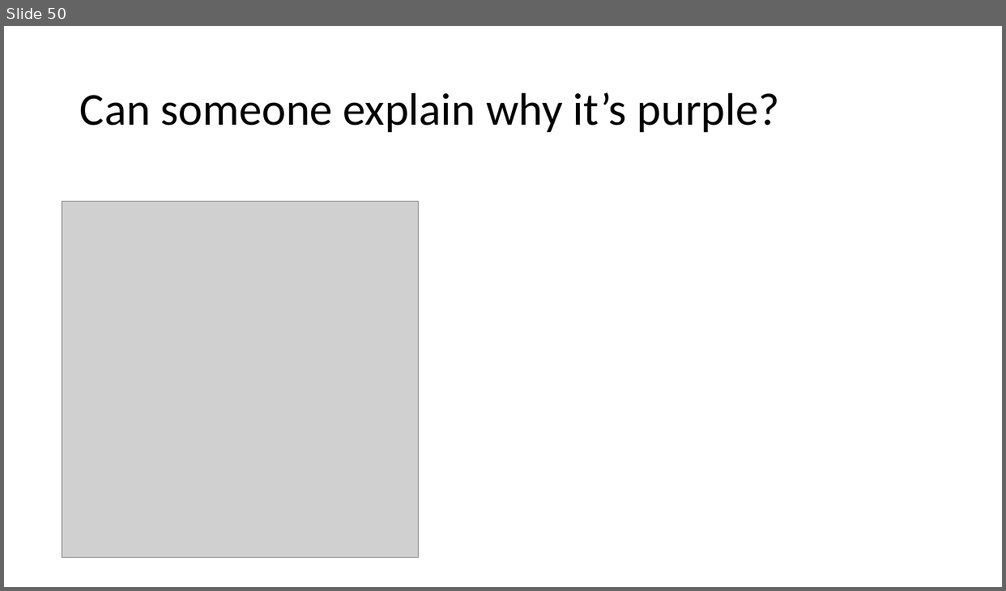
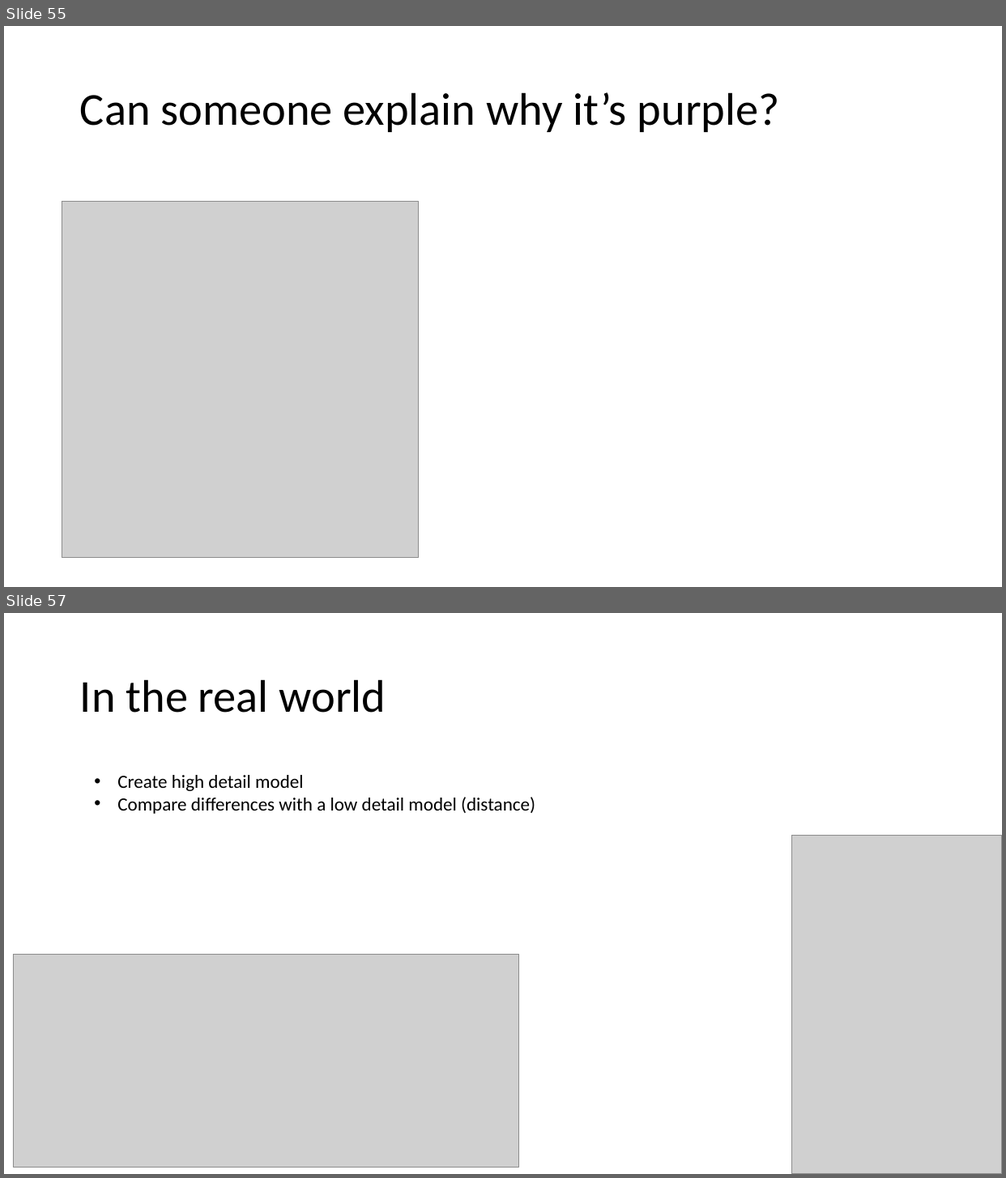
Before and after one commit to harveypekar/3dgraphics, a slide deck: course/3d_slides_w6.pptx. Shown one above the other, each under a label of ours: slide 50 before the commit, slides 55 and 57 after it; the slides between them are not shown. The pictures are 1006x591 and 1006x1178 pixels, drawn with LibreOffice and Linux fonts; fonts in the diff are those of the drawing; grey boxes stand for pictures. Boxes give left, top, right and bottom in pixels: in the first picture for what was removed or moved away, otherwise in the second. Text is boxed around its words. In the diff, an @@ line names an element or a change of style, - is before the commit and + after.

```diff
--- a/course/3d_slides_w6.pptx
+++ b/course/3d_slides_w6.pptx
@@ slide 57 added at <box>4,613,1002,1174</box>, background #FFFFFF @@
@@ title added at <box>80,679,386,713</box>, 44 pt, text #000000 @@
+In the real world
@@ text added at <box>117,775,535,814</box>, 18 pt, text #000000 @@
+• Create high detail model
+• Compare differences with a low detail model (distance)
@@ picture added at <box>791,835,1002,1174</box> @@
@@ picture added at <box>14,954,519,1168</box> @@
@@ what was slide 50 is now slide 55 @@
```
Also in this commit, not shown: 4 slides changed, 15 other slides added, 6 slides removed.
